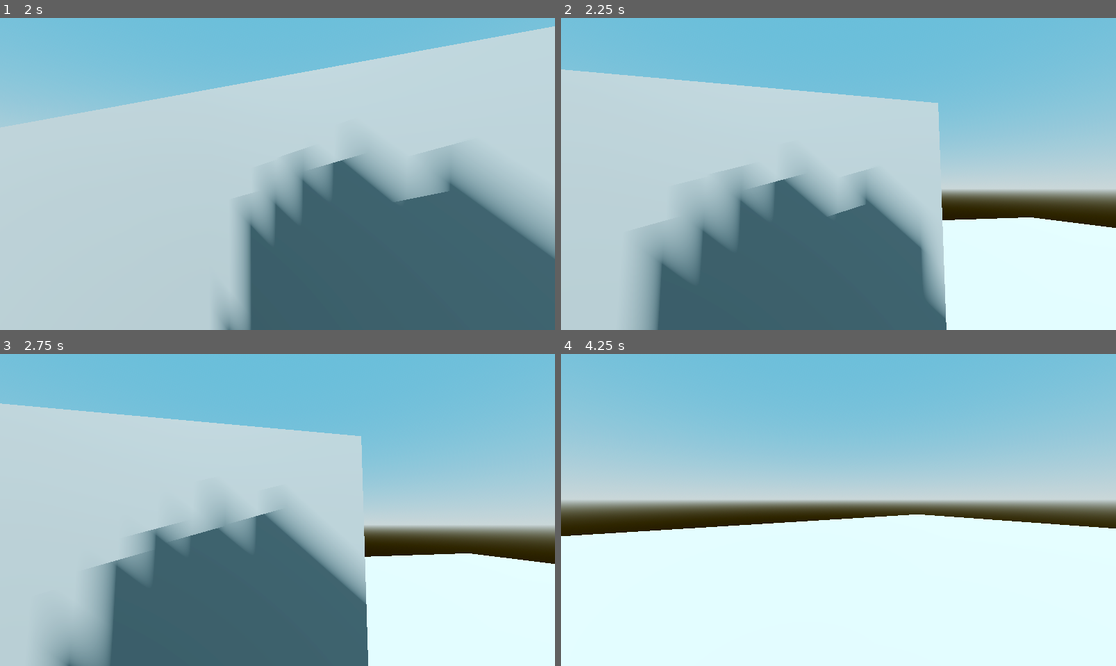
Above: before the commit, frames 1-4 (two rows, left to right).
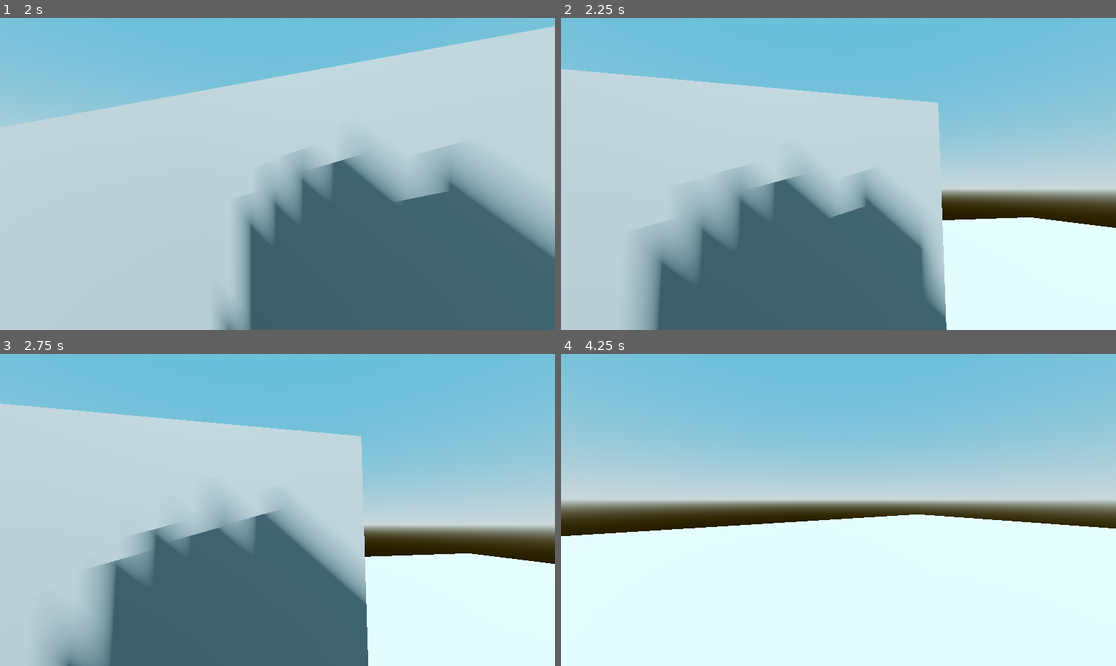
Above: after the commit, the same moments.

Repository: leepsym/AS91893
Game: Godot game, scene res://Management/game_controller.tscn
The game is run twice, just before and just after one commit, with the same random seed, the same clock (stepped at 60 frames per second) and the same inputs. This scene is started directly instead of the project's main scene.
Inputs (mouse positions are in pixels of both pictures, inside the frame that each line leads up to):
- Up to frame 1 (2 s): move the mouse to (305, 174) at 0.52 s; hold Ctrl (moveCrouch) 0.53-1.28 s; hold W (moveForward) from 0.53 s (still down); move the mouse to (249, 174) at 1.27 s; tap Ctrl (moveCrouch) at 1.35 s
- Up to frame 2 (2.25 s): keep holding W (moveForward); move the mouse to (849, 167) at 2.02 s; hold Shift (moveSprint) from 2.03 s (still down)
- Up to frame 3 (2.75 s): keep holding W (moveForward); keep holding Shift (moveSprint); tap Ctrl (moveCrouch) at 2.3 s
- Up to frame 4 (4.25 s): keep holding W (moveForward); move the mouse to (832, 516) at 2.77 s; release Shift (moveSprint) at 2.78 s; tap Ctrl (moveCrouch) at 2.85 s; move the mouse to (877, 513) at 3.52 s; hold Ctrl (moveCrouch) from 3.53 s (still down)

Frame 1 is identical in both runs. In frame 2, 0.1% of the frame differs, in the area x 0-100%, y 16-68%; in frame 3, less than 0.1%; in frame 4, less than 0.1%.
Error after the commit: Parse Error: Identifier "Global" not declared in the current scope. (res://Scripts/game_controller.gd:14)

Commit message:
v0.0.5
Close hearing works
Find a way to randomise to a node near the player for far hearing

Diff:
--- a/AS91893/Scenes/World3D/Entities/enemy_prototype.tscn
+++ b/AS91893/Scenes/World3D/Entities/enemy_prototype.tscn
@@ -55,7 +55,13 @@
 [node name="HearingArea" type="Area3D" parent="."]
 
 [node name="CollisionShape3D" type="CollisionShape3D" parent="HearingArea"]
-transform = Transform3D(50, 0, 0, 0, 3, 0, 0, 0, 50, 0, 0, 0)
+transform = Transform3D(60, 0, 0, 0, 3, 0, 0, 0, 60, 0, 0, 0)
+shape = SubResource("CylinderShape3D_057dn")
+
+[node name="CloseHearingArea" type="Area3D" parent="HearingArea"]
+
+[node name="CollisionShape3D" type="CollisionShape3D" parent="HearingArea/CloseHearingArea"]
+transform = Transform3D(30, 0, 0, 0, 3, 0, 0, 0, 30, 0, 0, 0)
 shape = SubResource("CylinderShape3D_057dn")
 
 [connection signal="timeout" from="VisionArea/VisionTimer" to="." method="_on_vision_timer_timeout"]
--- a/AS91893/Scripts/3D/Entities/enemy_prototype.gd
+++ b/AS91893/Scripts/3D/Entities/enemy_prototype.gd
@@ -5,11 +5,14 @@
 
 @onready var nav_agent = $NavigationAgent
 @onready var vision_raycast = $VisionArea/VisionRaycast
+@onready var hearing_node = $HearingArea
+@onready var close_hearing_node = $HearingArea/CloseHearingArea
+
+
 @onready var navigation_region = base_environment.get_node("NavigationRegion3D")
 @onready var traverse_nodes = navigation_region.get_node("EnemyTraverseNodes")
 @onready var player_node = navigation_region.get_node("PlayerLastSeenRadius")
-
-@onready var current_node = traverse_nodes.get_child(0)
+@onready var current_node = traverse_nodes.get_child(rnd.randi_range(0, 9))
 
 
 var rnd = RandomNumberGenerator.new()
@@ -22,8 +25,7 @@
 var player_last_seen : Vector3
 
 func _ready():
-	current_node = traverse_nodes.get_child(rnd.randi_range(0, 9))
-	nav_agent.target_position = current_node.global_transform.origin
+	nav_agent.target_position = current_node.global_transform.origin # Set pathfinding to first node
 
 func _physics_process(delta):
 	# Chasing player if seen
@@ -50,6 +52,7 @@
 	else:
 		traverse()
 
+	hearing()
 
 	# Moving
 	var direction = Vector3()
@@ -64,6 +67,7 @@
 		move_and_slide()
 
 
+
 func traverse():
 	look_at(global_transform.origin + velocity)
 
@@ -74,7 +78,30 @@
 
 	var overlaps = current_node.get_overlapping_bodies()
 	for overlap in overlaps:
-		print(overlap)
 		if overlap == self:
 			current_node = traverse_nodes.get_child(rnd.randi_range(0, 9))
 			nav_agent.target_position = current_node.global_transform.origin
+
+
+func hearing():
+	var hearing_overlaps = hearing_node.get_overlapping_bodies()
+	for overlap in hearing_overlaps:
+		if overlap.name == "Player" && Hub.player_noise:
+			player_last_seen = overlap.global_transform.origin
+
+			if (player_node.global_transform.origin != player_last_seen):
+				player_node.global_transform.origin = player_last_seen
+				current_node = player_node
+
+			nav_agent.target_position = current_node.global_transform.origin
+
+	var close_hearing_overlaps = close_hearing_node.get_overlapping_bodies()
+	for overlap in close_hearing_overlaps:
+		if overlap.name== "Player" && Hub.player_noise:
+			player_last_seen = overlap.global_transform.origin
+
+			if (player_node.global_transform.origin != player_last_seen):
+				player_node.global_transform.origin = player_last_seen
+				current_node = player_node
+
+			nav_agent.target_position = current_node.global_transform.origin
--- a/AS91893/Scripts/3D/Entities/player.gd
+++ b/AS91893/Scripts/3D/Entities/player.gd
@@ -16,8 +16,6 @@
 var lerp_speed = 10.0
 var direction = Vector3.ZERO
 
-var emmitting_noise = false
-
 # User controlled variables
 var mouse_sens = 0.375
 
@@ -35,7 +33,7 @@
 		head.position.y = lerp(head.position.y, 0.8 + crouching_depth, delta * lerp_speed)
 		standingHitbox.disabled = true
 		crouchingHitbox.disabled = false
-		emmitting_noise = false
+		Hub.player_noise = false
 	elif !headBumpChecker.is_colliding():
 		crouchingHitbox.disabled = true
 		standingHitbox.disabled = false
@@ -44,7 +42,13 @@
 			current_speed = sprinting_speed
 		else:
 			current_speed = walking_speed
-		emmitting_noise = true
+		if !(velocity.x > -0.3 && velocity.x < 0.3) or !(velocity.z > -0.3 && velocity.z < 0.3):
+			Hub.player_noise = true
+		elif (velocity.x > -0.3 && velocity.x < 0.3) && (velocity.z > -0.3 && velocity.z < 0.3):
+			Hub.player_noise = false
+
+	print(velocity)
+	print(Hub.player_noise)
 
 	# Add the gravity.
 	if not is_on_floor():
--- a/AS91893/Scripts/Management/game_controller.gd
+++ b/AS91893/Scripts/Management/game_controller.gd
@@ -11,7 +11,7 @@
 
 # Called when the node enters the scene tree for the first time.
 func _ready() -> void:
-	Global.game_controller = self
+	Hub.game_controller = self
 
 
 # Called every frame. 'delta' is the elapsed time since the previous frame.
--- a/AS91893/Scripts/Management/global.gd
+++ b/AS91893/Scripts/Management/global.gd
@@ -1,6 +1,9 @@
 extends Node
 
 var game_controller : GameController
+
+# Game Variables
+var player_noise := false
 
 
 # Called when the node enters the scene tree for the first time.
--- a/AS91893/project.godot
+++ b/AS91893/project.godot
@@ -16,7 +16,7 @@
 
 [autoload]
 
-Global="*res://Scripts/Management/global.gd"
+Hub="*res://Scripts/Management/global.gd"
 
 [input]
 
